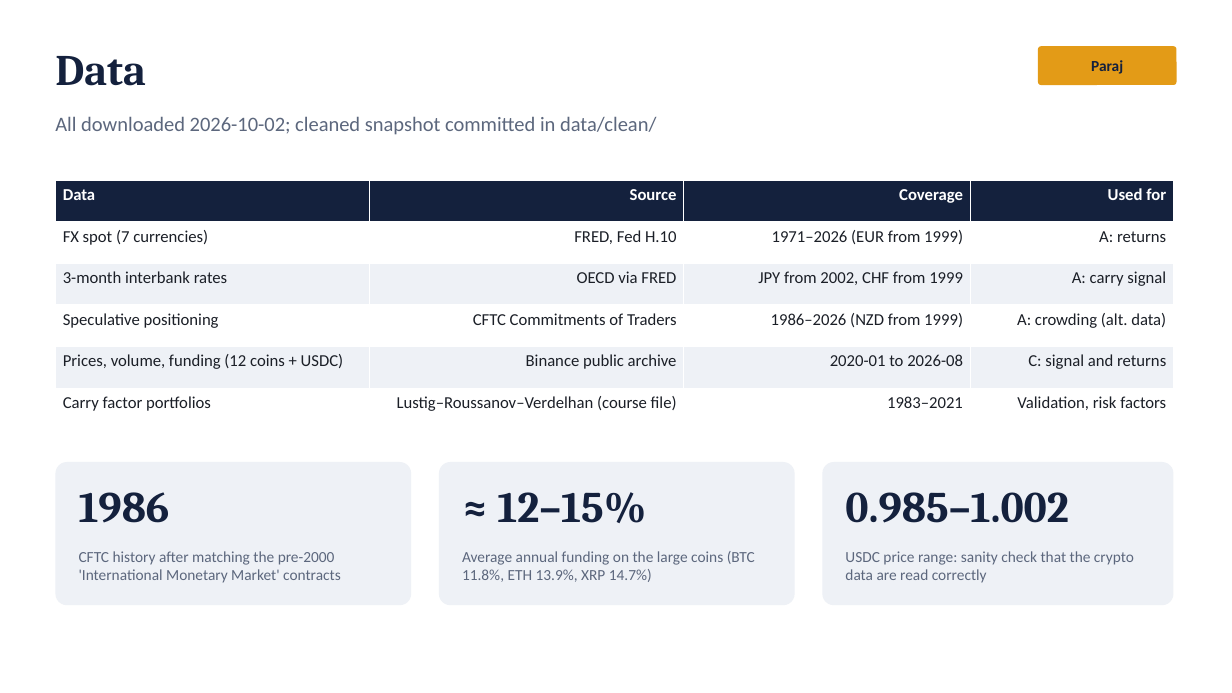
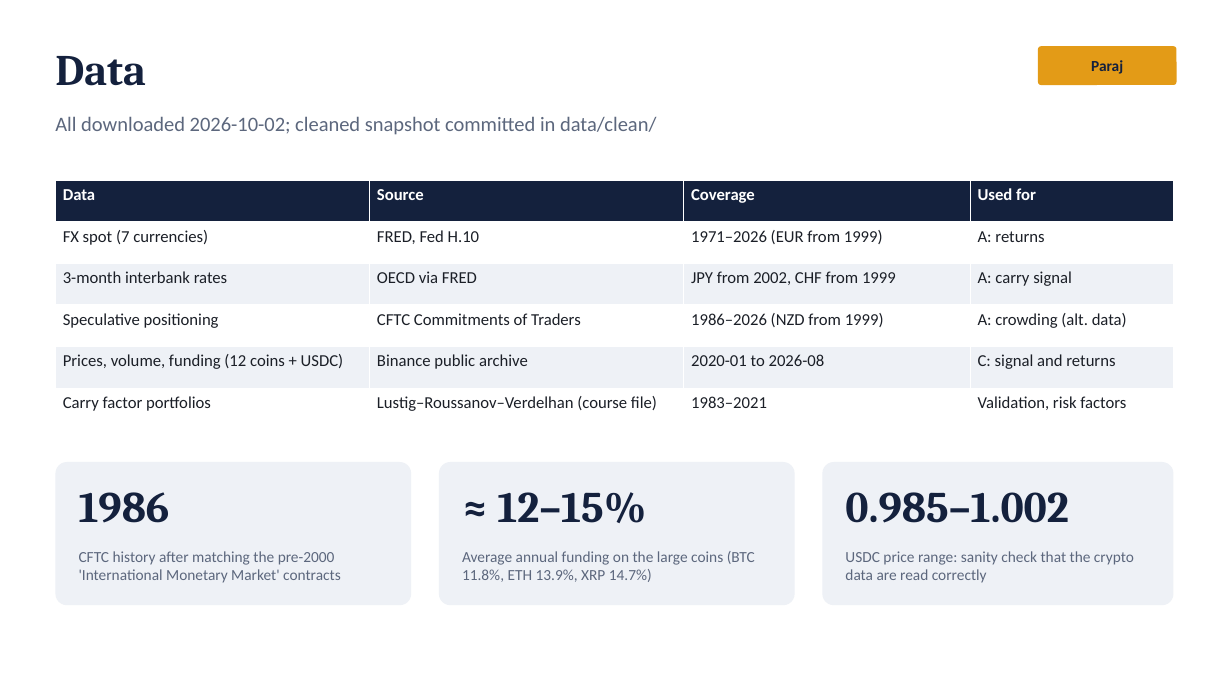
Before and after one commit to rezazamani2329/currency-crypto-carry, a slide deck: slide 5 of slides/presentation.pptx. Drawn at 1232x693 pixels with LibreOffice and Linux fonts; fonts in the diff are those of the drawing. Boxes give left, top, right and bottom in pixels: in the first picture for what was removed or moved away, otherwise in the second. Text is boxed around its words. In the diff, an @@ line names an element or a change of style, - is before the commit and + after.

```diff
--- a/slides/presentation.pptx
+++ b/slides/presentation.pptx
@@ table at bbox=[55, 180, 1174, 430] @@
@@ alignment right to left @@
```
Also in this commit, not shown: 1 other slide changed, 2 other files.
